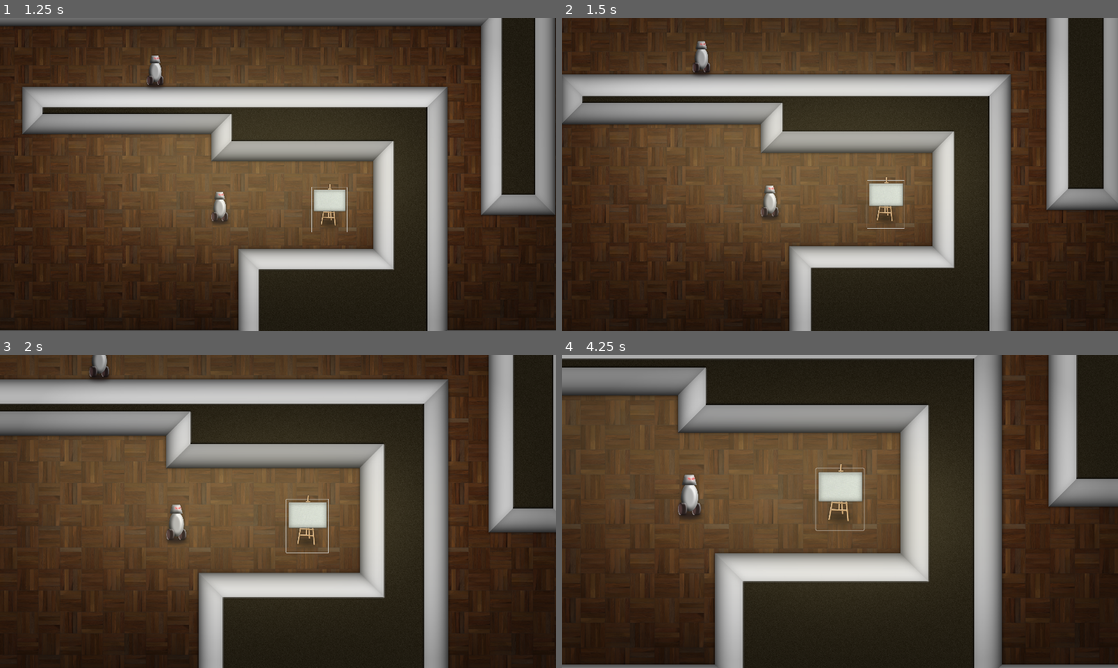
Above: before the commit, frames 1-4 (two rows, left to right).
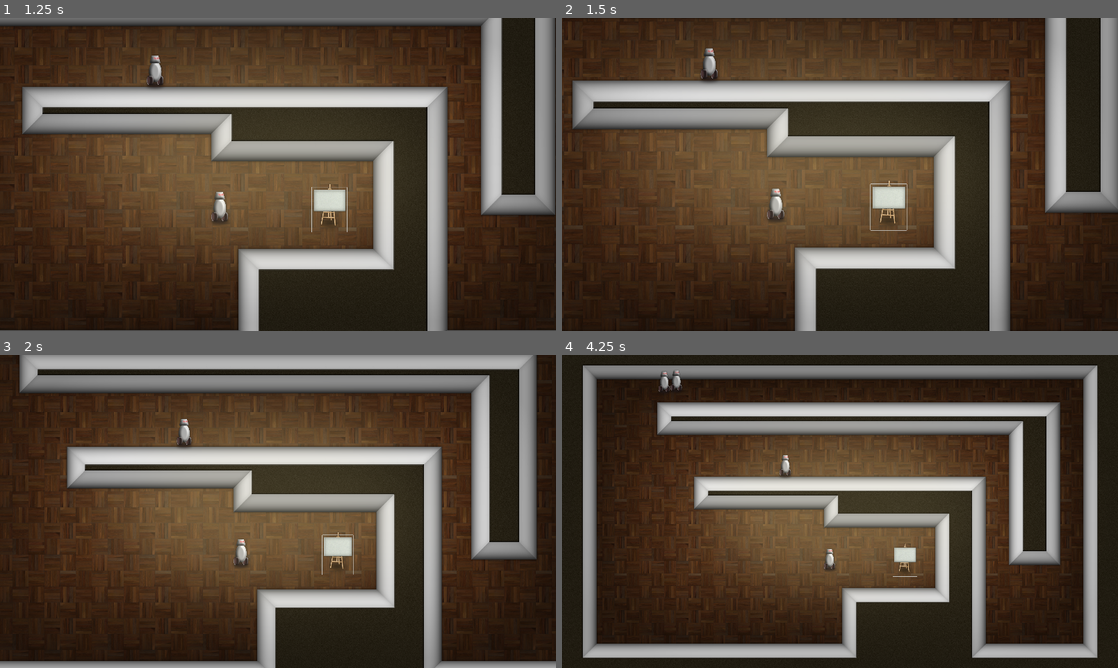
Above: after the commit, the same moments.

Repository: vibrunazo/godot-laststand
Game: Godot game, scene res://scenes/game.tscn
Two runs of this game, one before a commit and one after it. Both use one fixed random seed, a clock stepped at 60 frames per second and the inputs below.
Inputs (mouse positions are in pixels of both pictures, inside the frame that each line leads up to; where the layout moved, square brackets give the same spot in the first picture):
- Up to frame 1 (1.25 s): click (344, 224) at 0.5 s
- Up to frame 2 (1.5 s): click (890, 208) at 1.25 s
- Up to frame 3 (2 s): no input
- Up to frame 4 (4.25 s): click (901, 555) [867, 527] at 2 s; tap Enter at 2.75 s

Frame 1 is identical in both runs. In frame 2, 14% of the frame differs, in the area x 0-100%, y 0-100%; in frame 3, 52%; in frame 4, 58%.
Error after the commit: Invalid type in function 'tween_callback' in base 'Tween'. Cannot convert argument 1 from Nil to Callable. (res://scenes/game_cam.gd:38)

Commit message:
zoom out

Diff:
--- a/scenes/game.gd
+++ b/scenes/game.gd
@@ -2,7 +2,7 @@
 extends Node2D
 
 @onready var artstand: ArtStand = %Artstand
-@onready var game_cam: Camera2D = $GameCam
+@onready var game_cam: GameCam = $GameCam
 
 func _ready():
 	print('game started')
@@ -13,4 +13,4 @@
 
 func _on_artstand_clicked():
 	print('art clicked')
-	game_cam.focus_on(artstand)
+	game_cam.toggle_zoom(artstand)
--- a/scenes/game_cam.gd
+++ b/scenes/game_cam.gd
@@ -5,6 +5,10 @@
 var ini_zoom: Vector2
 ## default global_position to reset to on zoom out
 var ini_pos: Vector2
+
+var is_zoomed_in: bool = false
+
+signal zoom_finished
 
 
 # Called when the node enters the scene tree for the first time.
@@ -15,10 +19,14 @@
 	ini_pos = global_position
 	ini_zoom = zoom
 
+func toggle_zoom(target_node: Node2D):
+	if is_zoomed_in: zoom_out()
+	else: focus_on(target_node)
 
 var zoom_tween: Tween
 func focus_on(target_node: Node2D):
 	zoom_to(target_node.global_position, Vector2(1,1))
+	is_zoomed_in = true
 
 func zoom_to(target_pos: Vector2, target_zoom: Vector2, tween_time: float = 1.5):
 	zoom_tween = create_tween()
@@ -27,6 +35,11 @@
 	zoom_tween.set_trans(Tween.TRANS_QUAD)
 	zoom_tween.tween_property(self, "zoom", target_zoom, tween_time)
 	zoom_tween.tween_property(self, "global_position", target_pos, tween_time)
+	zoom_tween.tween_callback(_on_zoom_finished())
+
+func _on_zoom_finished():
+	zoom_finished.emit()
 
 func zoom_out():
 	zoom_to(ini_pos, ini_zoom)
+	is_zoomed_in = false
